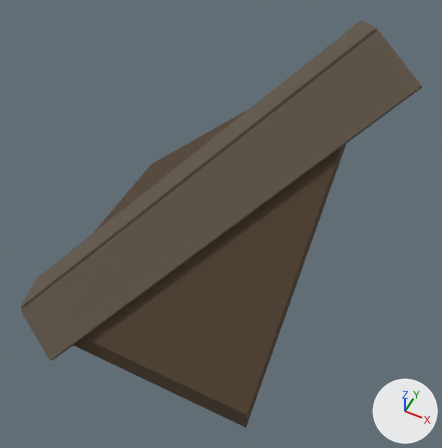
Before and after pictures for a commit that changed the glTF model godot/assets/props/modelle/dach_grat_1x1.glb.
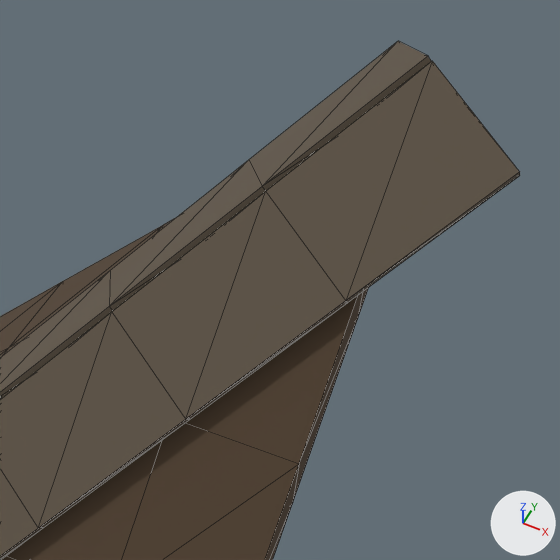
There are two pictures of each version: one whole from a camera (50 mm lens) standing at (1.35, -0.91, 2.438) and looking at (0.651, 0.488, 0.69), one close up on the part from 37% to 100% of the width and 0% to 62% of the height. Every picture has the same lights, and +X, +Y and +Z are marked at lower right. The last two pictures show the newer version. The close-ups show mesh edges as thin lines. Vertices at exactly the same position are counted once.

Objects in the first close-up: 'dach_grat_1x1'.
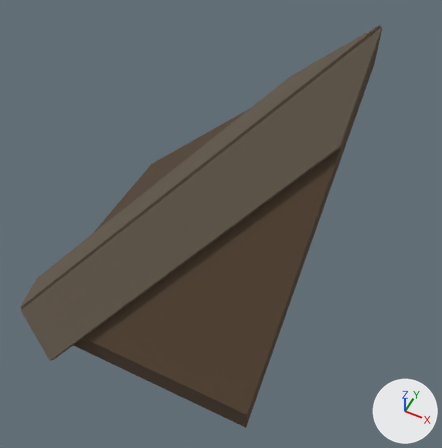
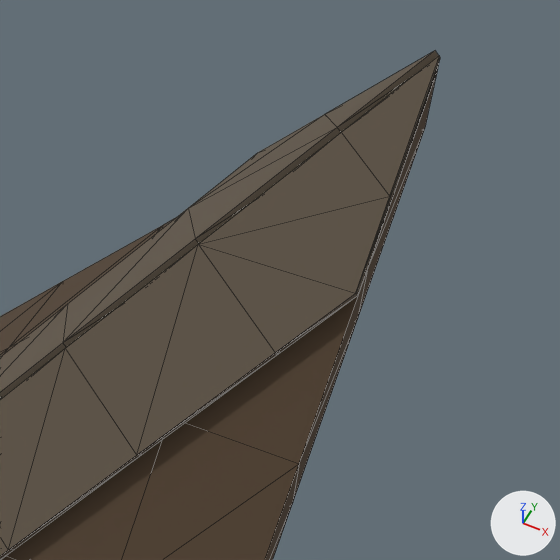
Boxes (x1, y1, x2, y2) around the edits, measured in the close-ups (560 x 560 px):
'dach_grat_1x1', reshaped
    before: (0, 41, 520, 560)
    after: (0, 51, 440, 560)
part 1 of me_dach_grat_1x1, cut back
    before: (110, 41, 520, 419)
    after: (64, 51, 440, 455)

The change, as a list of edits to the scene's bpy script:
```text
Change me_dach_grat_1x1:
    used by ob_dach_grat_1x1; location = (0.0, 0.0, 0.0)
    remove me_dach_grat_1x1.from_pydata(...)  # 98 vertices, 184 faces; spans x -0.117..1.188, y -0.117..1.188, z 0.2..1.341
    add me_dach_grat_1x1.from_pydata(...)  # 108 vertices, 208 faces; spans x -0.117..1.0, y -0.117..1.0, z 0.2..1.349
    me_dach_grat_1x1 part 1
    12 vertices are removed from x 0.781..1.188, y 0.683..1.188, z 1.021..1.341
    29 faces are deleted
    6 vertices in x 0.283..0.588, y 0.283..0.588, z 0.643..0.741 move by (-0.043, -0.043, -0.043)
    4 vertices in x 0.083..0.388, y 0.083..0.388, z 0.443..0.541 move by (-0.022, -0.022, -0.022)
    4 vertices in x 0.504..0.788, y 0.504..0.788, z 0.821..0.919 move by (-0.064, -0.064, -0.064)
    14 vertices move from x 0.104..1.002, y 0.104..0.992, z 0.421..1.319 to x 0.083..0.724, y 0.083..1.0, z 0.4..1.034
    22 vertices are added at x 0.695..1.0, y 0.597..1.0, z 0.936..1.349
    53 new faces join them, mat_holz_alt (brown #615648)
```
